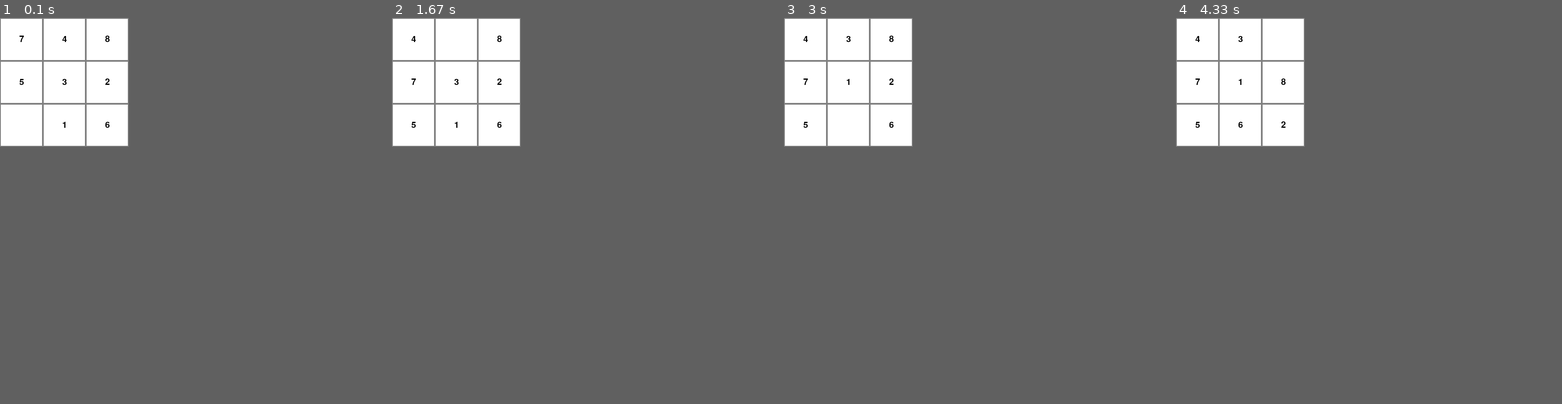
Above: before the commit, frames 1-4 (left to right).
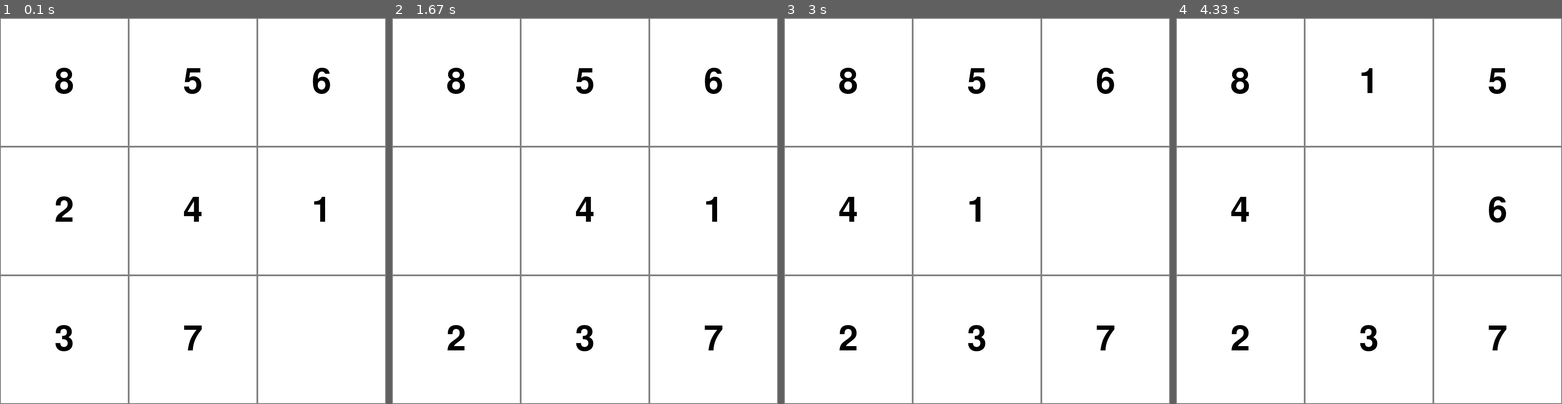
Above: after the commit, the same moments.

Repository: clayfur/8-puzzle-pygame
Game: pygame game, started from 8-puzzle-pygame.py
Two runs of this game, one before a commit and one after it. Both use one fixed random seed, a clock stepped at 60 frames per second and the inputs below.
Inputs:
- Up to frame 1 (0.1 s): no input
- Up to frame 2 (1.67 s): no input
- Up to frame 3 (3 s): no input
- Up to frame 4 (4.33 s): no input
In our replay, the window is 300x300 before the commit and 900x900 after it. These sizes can differ from the game's own. Grey fills any space a smaller window leaves; there, only what the larger window draws over its background counts as a difference.

The runs differ from the first frame. In frame 1, 4.3% of the frame differs, in the area x 0-100%, y 0-100%; in frame 2, 4.3%; in frame 3, 4.3%; in frame 4, 4.3%.

Commit message:
Case 2 changes meant for submissions

Diff:
--- a/8-puzzle-pygame.py
+++ b/8-puzzle-pygame.py
@@ -3,14 +3,14 @@
 import time
 
 # Define the size of the window
-WINDOW_SIZE = (300, 300)
+WINDOW_SIZE = (900, 900)
 
 # Define the colors and font
 BLACK = (0, 0, 0)
 WHITE = (255, 255, 255)
 GRAY = (128, 128, 128)
 pygame.init()
-FONT = pygame.font.SysFont(None, 30)
+FONT = pygame.font.SysFont(None, 120)
 
 # Define the delay between each step (in seconds)
 DELAY = 0.5
@@ -145,7 +145,7 @@
     pygame.display.set_caption("8 Puzzle")
 
     # Define the initial state of the puzzle
-    initial_state = [[7, 4, 8], [5, 3, 2], [None, 1, 6]]
+    initial_state = [[8, 5, 6], [2, 4, 1], [3, 7, None]]
 
     # Create the puzzle and solver instances
     puzzle = Puzzle(initial_state)
@@ -167,7 +167,7 @@
         window.fill(WHITE)
         for i in range(3):
             for j in range(3):
-                rect = pygame.Rect(j * 100, i * 100, 100, 100)
+                rect = pygame.Rect(j * 300, i * 300, 300, 300)
                 pygame.draw.rect(window, GRAY, rect, 2)
                 if node.puzzle.state[i][j] is not None:
                     text = FONT.render(str(node.puzzle.state[i][j]), True, BLACK)
